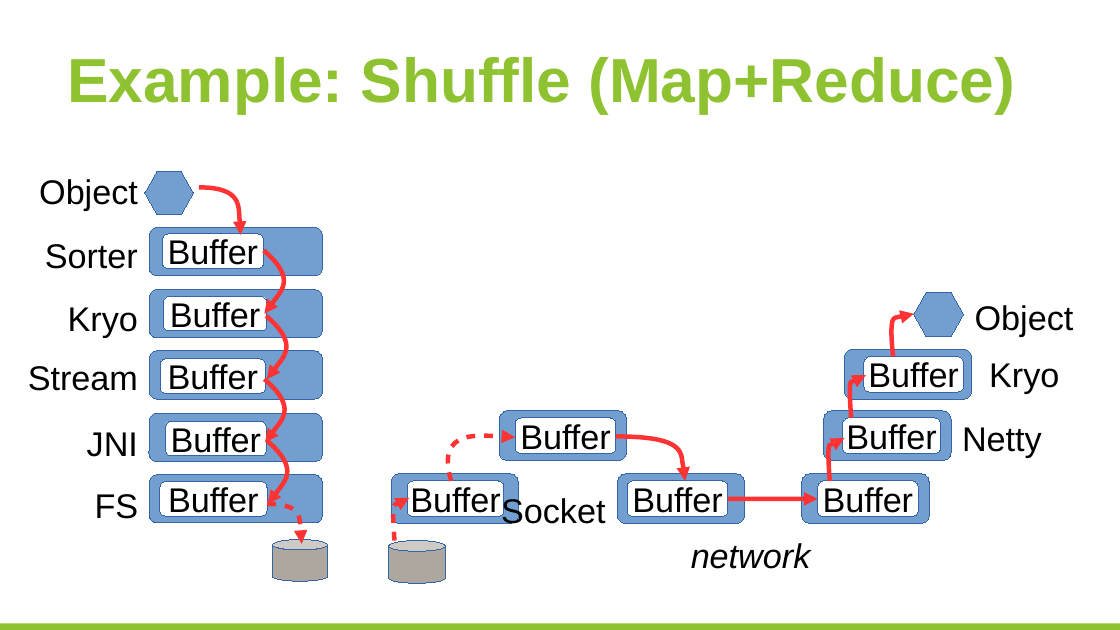
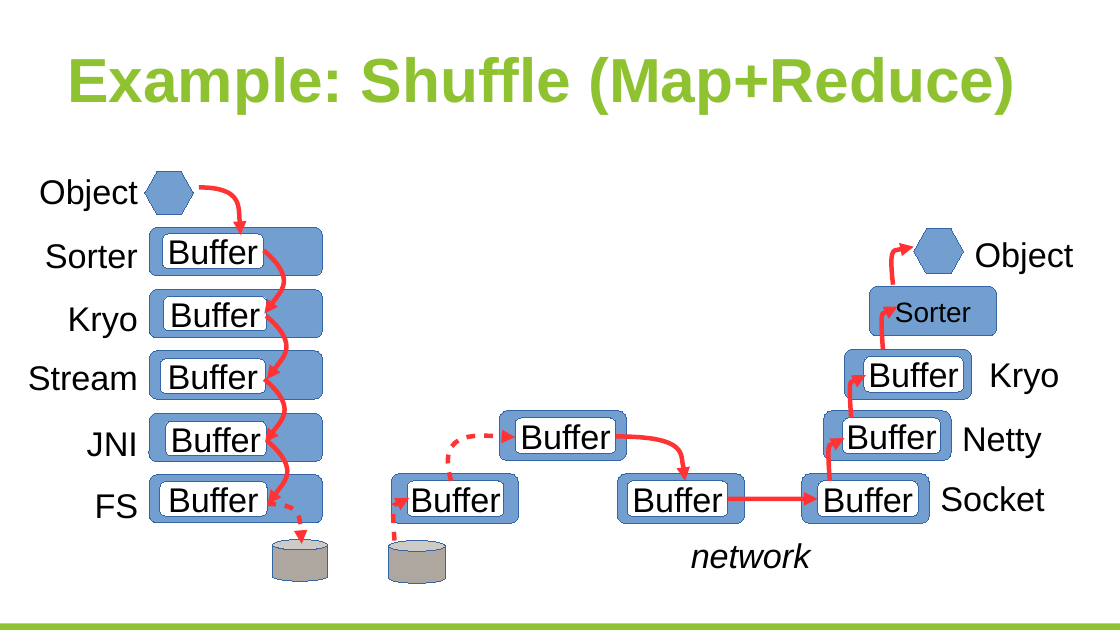
Before and after one commit to huangyibo/spark-summit-17, a slide deck: slide 12 of template.odp. Drawn at 1120x630 pixels with LibreOffice and Linux fonts; fonts in the diff are those of the drawing; background and template pictures are left out. Boxes give left, top, right and bottom in pixels: in the first picture for what was removed or moved away, otherwise in the second. Text is boxed around its words. In the diff, an @@ line names an element or a change of style, - is before the commit and + after.

```diff
--- a/template.odp
+++ b/template.odp
@@ hexagon: place and size @@
-hexagon at (914,292,963,337)
+hexagon at (914,228,963,273)
@@ text "Object": place and size @@
-text "Object" at (975,305,1074,336)
+text "Object" at (975,242,1074,273)
@@ freeform shape: place and size @@
-freeform shape at (893,314,914,357)
+freeform shape at (893,246,914,284)
@@ rounded rectangle added at (869,286,997,336), fill #729FCF, outline #3465A4 0 pt, 18 pt, text #000000 @@
+Sorter
@@ freeform shape added at (883,306,898,349), outline #FF3333 2.89 pt @@
@@ text "Socket": place and size @@
-text "Socket" at (501,495,605,524)
+text "Socket" at (940,486,1044,512)
@@ text "Socket" at (940,486,1044,512): alignment right to left @@
```
Also in this commit, not shown: 1 other slide changed, 1 slide added.
